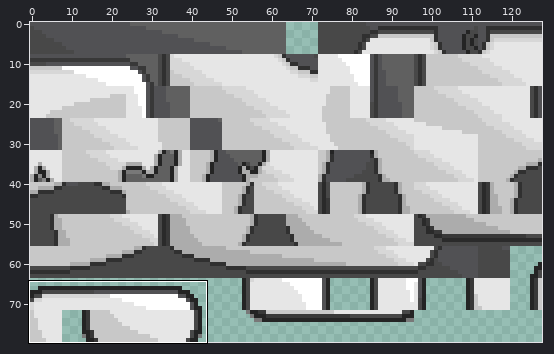
Two versions of one sprite sheet, graphics/rotom_start_menu/rotom_reality/rotom_phone_tiles.png. The first picture is a wide view before the edit; the outline marks the close-up.
Close-up. As it was:
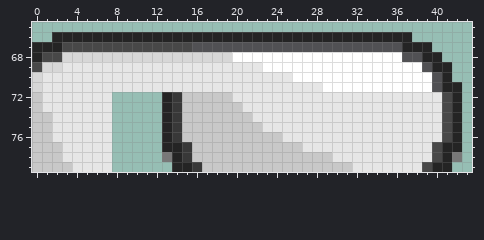
The file is 128x80 pixels. Shown: x 0..43, y 65..79. The commit also changed other parts of the picture, which this record leaves out.
The same view after the edit:
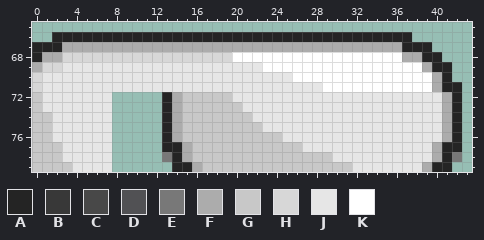
Palette (. is transparent): A #242424  B #383838  C #484848  D #515154  E #787878  F #acacac  G #c8c8c8  H #d7d7d7  J #e6e6e6  K #ffffff
The exact change:
{"y":67,"x":3,"old":"CCCCCCCCCCCCCDDDDDDDDDDDDDDDDDDDDD","new":"FFFFFFFFFFFFFFFFFFFFFFFFFFFFFFFFFF"}
{"y":68,"x":1,"old":"CC","new":"FF"}
{"y":68,"x":37,"old":"DD","new":"FF"}
{"y":69,"x":0,"old":"C","new":"F"}
{"y":69,"x":39,"old":"D","new":"F"}
{"y":70,"x":40,"old":"D","new":"F"}
{"y":71,"x":40,"old":"D","new":"F"}
{"y":72,"x":14,"old":"B","new":"F"}
{"y":72,"x":41,"old":"C","new":"F"}
{"y":73,"x":14,"old":"B","new":"F"}
{"y":73,"x":41,"old":"C","new":"F"}
{"y":74,"x":14,"old":"B","new":"F"}
{"y":74,"x":41,"old":"C","new":"F"}
{"y":75,"x":14,"old":"B","new":"F"}
{"y":75,"x":41,"old":"C","new":"F"}
{"y":76,"x":14,"old":"B","new":"F"}
{"y":76,"x":41,"old":"C","new":"F"}
{"y":77,"x":15,"old":"B","new":"F"}
{"y":77,"x":40,"old":"C","new":"F"}
{"y":78,"x":15,"old":"B","new":"F"}
{"y":78,"x":40,"old":"C","new":"F"}
{"y":79,"x":16,"old":"B","new":"F"}
{"y":79,"x":39,"old":"C","new":"F"}
{"label":"changed","picture_box":[32,42,452,172]}
